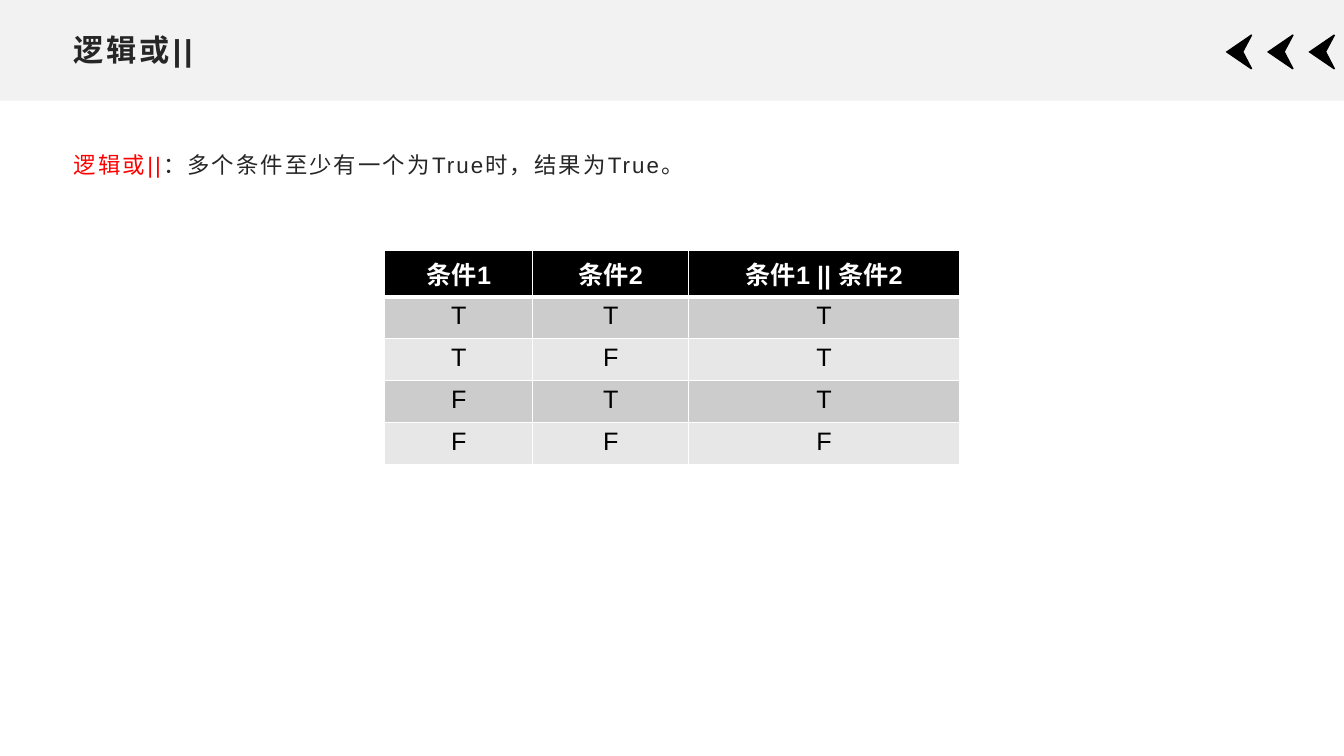
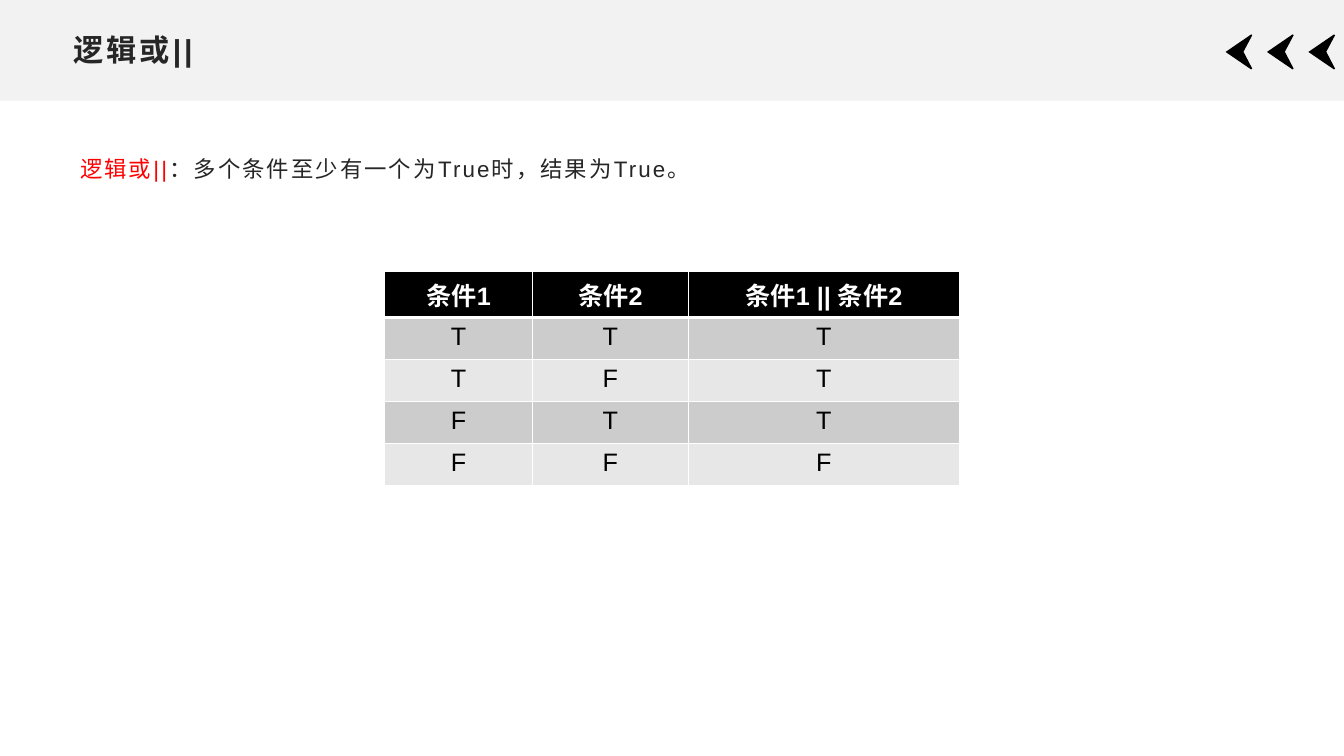
Before and after one commit to xdai02/C, a slide deck: slide 7 of slides/Chapter2.pptx. Drawn at 1344x756 pixels with LibreOffice and Linux fonts; fonts in the diff are those of the drawing. Boxes give left, top, right and bottom in pixels: in the first picture for what was removed or moved away, otherwise in the second. Text is boxed around its words. In the diff, an @@ line names an element or a change of style, - is before the commit and + after.

```diff
--- a/slides/Chapter2.pptx
+++ b/slides/Chapter2.pptx
@@ text "逻辑或||：多个条件至少有一个为True时，结果为True。": place and size @@
-text "逻辑或||：多个条件至少有一个为True时，结果为True。" at bbox=[74, 154, 684, 178]
+text "逻辑或||：多个条件至少有一个为True时，结果为True。" at bbox=[80, 158, 690, 182]
@@ table: place and size @@
-table at bbox=[385, 250, 961, 460]
+table at bbox=[384, 271, 960, 481]
```
Also in this commit, not shown: 11 other slides changed, 2 other files.
